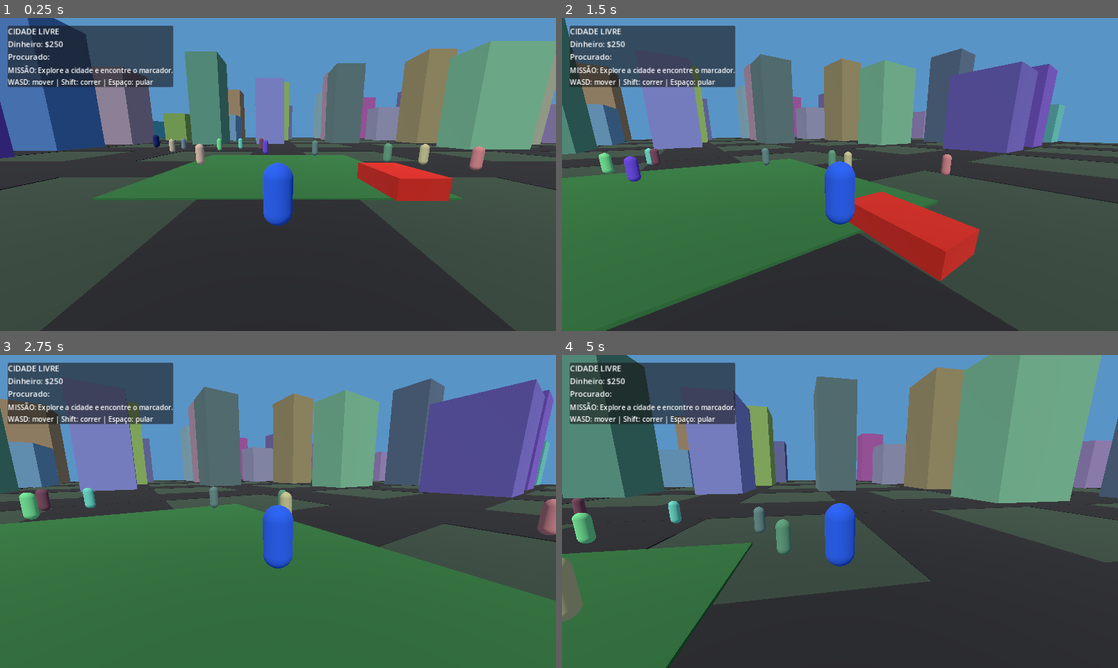
Above: before the commit, frames 1-4 (two rows, left to right).
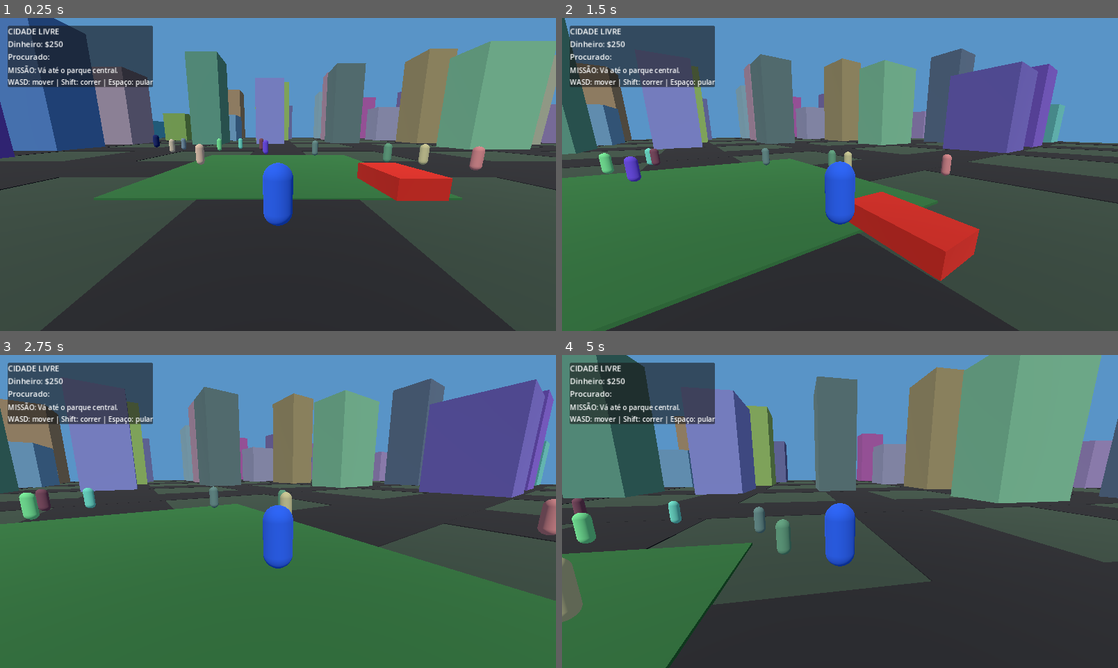
Above: after the commit, the same moments.

Repository: aykon042-cpu/CIDADE-LIVRE
Game: Godot game, scene res://scenes/Main.tscn
The game is run twice, just before and just after one commit, with the same random seed, the same clock (stepped at 60 frames per second) and the same inputs.
Inputs (mouse positions are in pixels of both pictures, inside the frame that each line leads up to):
- Up to frame 1 (0.25 s): no input
- Up to frame 2 (1.5 s): move the mouse to (867, 174) at 0.52 s; hold W (move_forward) from 0.53 s (still down); tap E (interact) at 0.6 s; tap Space (jump) at 0.77 s; move the mouse to (812, 174) at 1.27 s; tap Ctrl (sprint) at 1.35 s
- Up to frame 3 (2.75 s): keep holding W (move_forward); tap Space (jump) at 1.52 s; move the mouse to (289, 505) at 2.02 s; tap E (interact) at 2.1 s
- Up to frame 4 (5 s): keep holding W (move_forward); move the mouse to (834, 517) at 2.77 s; tap Ctrl (sprint) at 2.85, 4.35 s; tap Space (jump) at 3.02, 3.77, 4.52 s; move the mouse to (878, 514) at 3.52 s; tap E (interact) at 3.6 s; move the mouse to (795, 508) at 4.27 s

The runs differ from the first frame. In frame 1, 1.0% of the frame differs, in the area x 6-32%, y 2-23%; in frame 2, 1.0%; in frame 3, 1.0%; in frame 4, 1.0%.

Commit message:
Integrate mobile controls, missions and autosave

Diff:
--- a/CIDADE_LIVRE_GODOT/scripts/world.gd
+++ b/CIDADE_LIVRE_GODOT/scripts/world.gd
@@ -4,12 +4,18 @@
 const POLICE_SCRIPT = preload("res://scripts/police.gd")
 const CIVILIAN_SCRIPT = preload("res://scripts/civilian.gd")
 const VEHICLE_SCRIPT = preload("res://scripts/vehicle.gd")
+const MOBILE_CONTROLS_SCRIPT = preload("res://scripts/mobile_controls.gd")
+const MISSION_MANAGER_SCRIPT = preload("res://scripts/mission_manager.gd")
+const SAVE_MANAGER_SCRIPT = preload("res://scripts/save_manager.gd")
 var player: CharacterBody3D
 var wanted_level := 0
 var money := 250
 var hud_label: Label
 var mission_label: Label
 var mission_done := false
+var mission_manager: Node
+var mobile_controls: CanvasLayer
+var save_timer := 0.0
 
 func _ready() -> void:
 	_build_environment()
@@ -19,6 +25,7 @@
 	_spawn_population()
 	_spawn_vehicle()
 	_spawn_police()
+	_setup_game_systems()
 	_update_hud()
 
 func _build_environment() -> void:
@@ -144,12 +151,49 @@
 	help.text = "WASD: mover | Shift: correr | Espaço: pular"
 	column.add_child(help)
 
-func _process(_delta: float) -> void:
-	if not mission_done and player != null and player.global_position.distance_to(Vector3(0, 0, -24)) < 3.0:
-		mission_done = true
-		money += 500
-		mission_label.text = "MISSÃO CONCLUÍDA! +$500"
-		_update_hud()
+func _setup_game_systems() -> void:
+	mobile_controls = MOBILE_CONTROLS_SCRIPT.new()
+	add_child(mobile_controls)
+	mission_manager = MISSION_MANAGER_SCRIPT.new()
+	mission_manager.name = "MissionManager"
+	add_child(mission_manager)
+	mission_manager.mission_started.connect(_on_mission_started)
+	mission_manager.mission_completed.connect(_on_mission_completed)
+	var saved: Dictionary = SAVE_MANAGER_SCRIPT.load_game()
+	if not saved.is_empty():
+		var saved_position: Array = saved.get("player_position", [])
+		if saved_position.size() == 3:
+			player.global_position = Vector3(float(saved_position[0]), float(saved_position[1]), float(saved_position[2]))
+		money = int(saved.get("money", money))
+		wanted_level = int(saved.get("wanted_level", wanted_level))
+	mission_manager.start_current()
+	mission_label.text = "MISSÃO: " + mission_manager.get_current_description()
+
+func _on_mission_started(_mission_id: String, title: String) -> void:
+	mission_label.text = "MISSÃO: " + title
+
+func _on_mission_completed(_mission_id: String, reward: int) -> void:
+	money += reward
+	mission_label.text = "MISSÃO CONCLUÍDA! +$%d" % reward
+	_update_hud()
+	_save_progress()
+
+func _save_progress() -> void:
+	var mission_id := "completed"
+	if mission_manager != null and mission_manager.current_index < mission_manager.missions.size():
+		mission_id = str(mission_manager.missions[mission_manager.current_index].id)
+	SAVE_MANAGER_SCRIPT.save_game(player, money, wanted_level, mission_id)
+
+func _process(delta: float) -> void:
+	if player != null and mission_manager != null:
+		mission_manager.update_player_position(player.global_position)
+	save_timer += delta
+	if save_timer >= 30.0:
+		save_timer = 0.0
+		_save_progress()
+
+func _exit_tree() -> void:
+	_save_progress()
 
 func _update_hud() -> void:
 	if hud_label:
